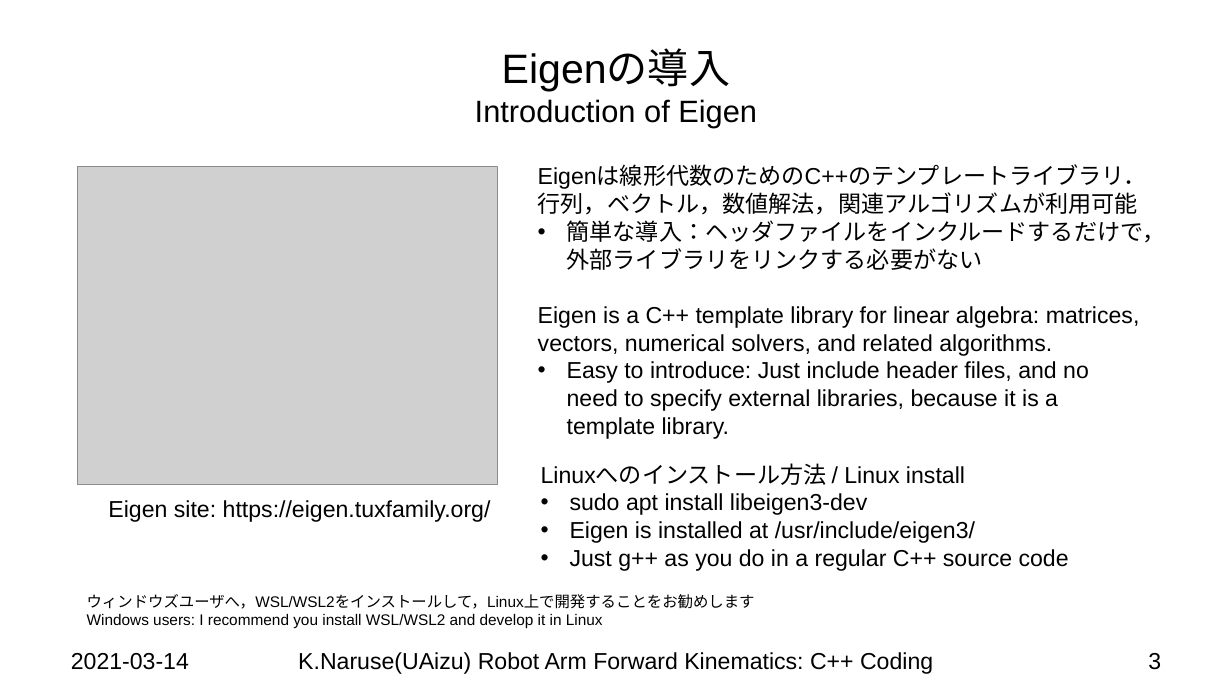
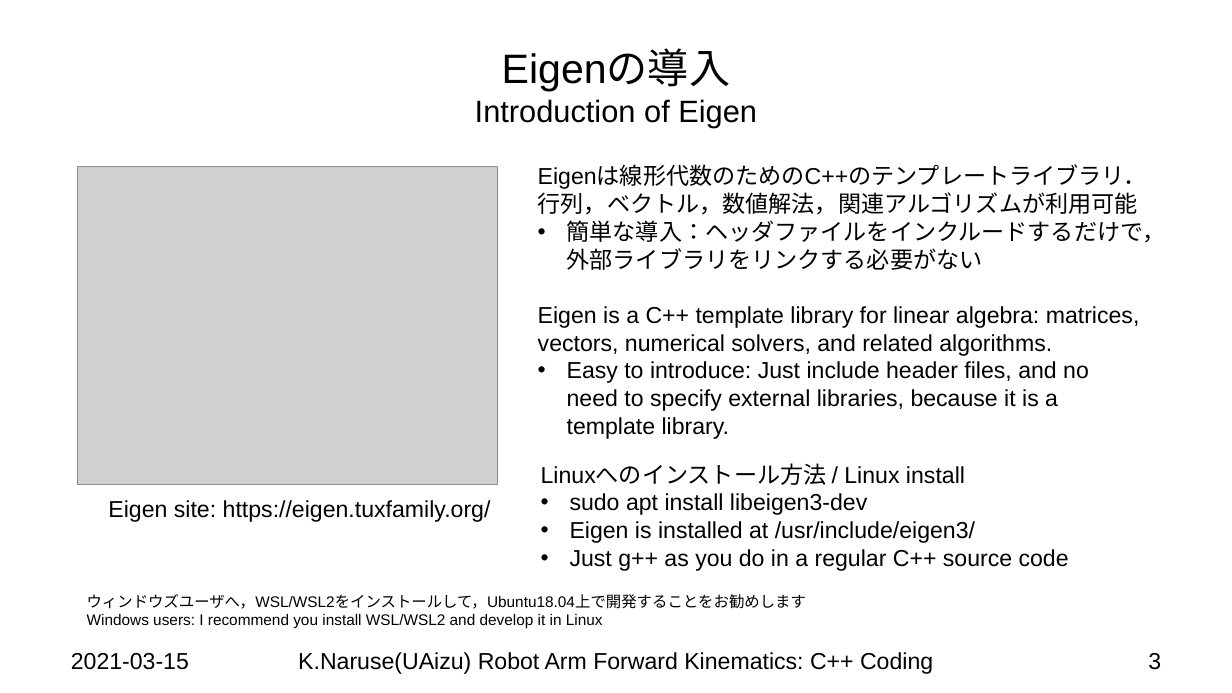
Before and after one commit to keitaronaruse/Naruse-robotics-tutorial, a slide deck: slide 3 of doc/slides/Robot-Arm-Forward-Kinematics-CPP-Code.pptx. Drawn at 1232x693 pixels with LibreOffice and Linux fonts; fonts in the diff are those of the drawing; grey boxes stand for pictures; background and template pictures are left out. Boxes give left, top, right and bottom in pixels: in the first picture for what was removed or moved away, otherwise in the second. Text is boxed around its words. In the diff, an @@ line names an element or a change of style, - is before the commit and + after.

```diff
--- a/doc/slides/Robot-Arm-Forward-Kinematics-CPP-Code.pptx
+++ b/doc/slides/Robot-Arm-Forward-Kinematics-CPP-Code.pptx
@@ text at [87,594,806,609]: text changed @@
-ウィンドウズユーザへ，WSL/WSL2をインストールして，Linux上で開発することをお勧めします
+ウィンドウズユーザへ，WSL/WSL2をインストールして，Ubuntu18.04上で開発することをお勧めします
@@ text at [71,653,189,670]: text changed @@
-2021-03-14
+2021-03-15
```
Also in this commit, not shown: 3 other slides changed, 1 slide added, 8 other files.
